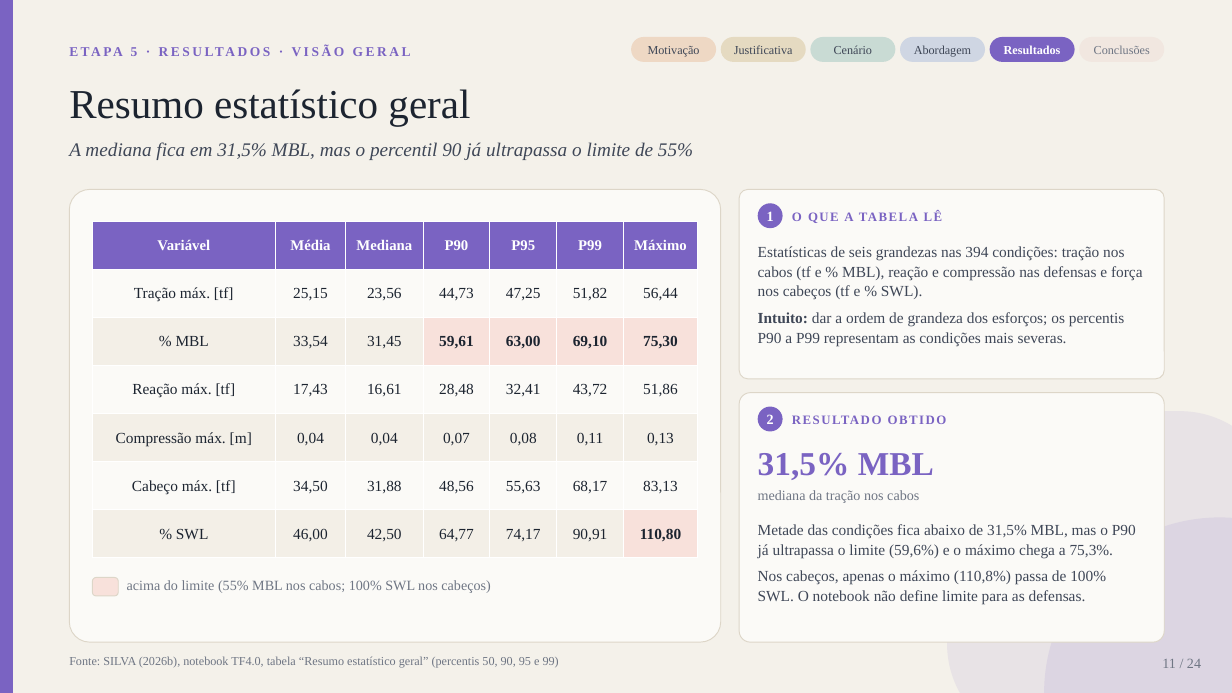
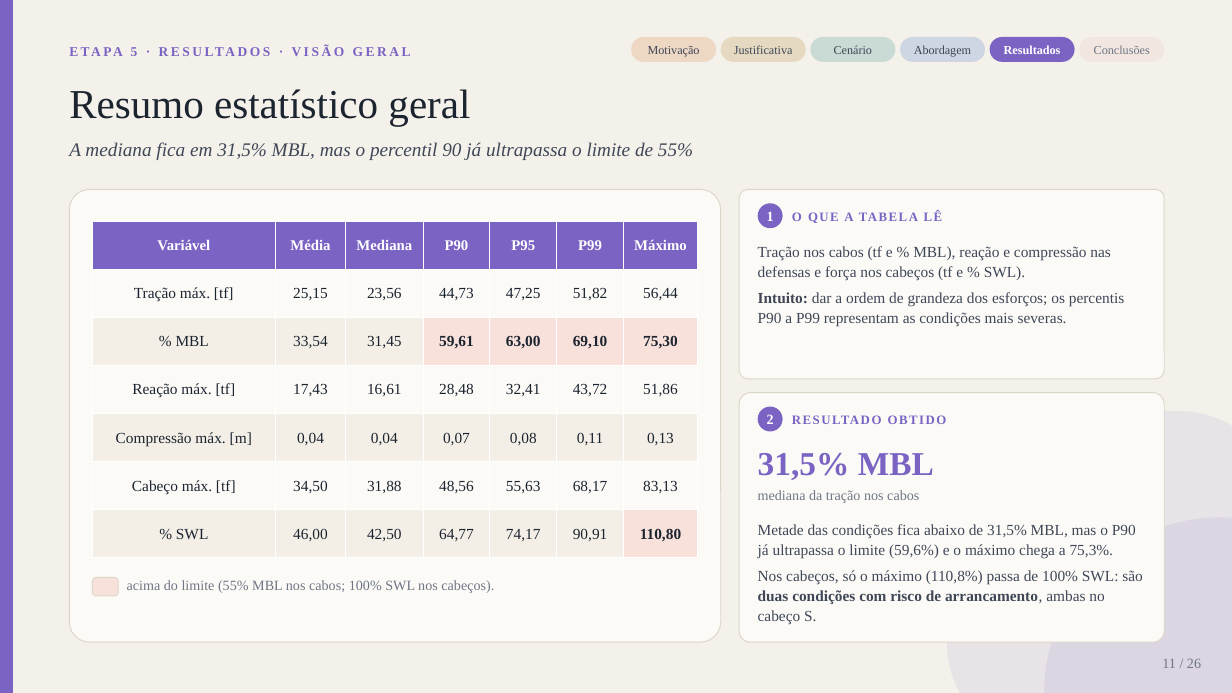
Before and after one commit to gustavogsilvaa/Apresentacao-Kiro, a slide deck: slide 11 of amarracao_v3/Apresentacao_TF_Amarracao_parcial.pptx. Drawn at 1232x693 pixels with LibreOffice and Linux fonts; fonts in the diff are those of the drawing. Boxes give left, top, right and bottom in pixels: in the first picture for what was removed or moved away, otherwise in the second. Text is boxed around its words. In the diff, an @@ line names an element or a change of style, - is before the commit and + after.

```diff
--- a/amarracao_v3/Apresentacao_TF_Amarracao_parcial.pptx
+++ b/amarracao_v3/Apresentacao_TF_Amarracao_parcial.pptx
@@ text at bbox=[758, 246, 1110, 280]: text changed @@
-Estatísticas de seis grandezas nas 394 condições: tração nos cabos (tf e % MBL), reação e compressão nas defensas e força nos cabeços (tf e % SWL).
+Tração nos cabos (tf e % MBL), reação e compressão nas defensas e força nos cabeços (tf e % SWL).
@@ text at bbox=[758, 570, 1142, 625]: text changed @@
-Nos cabeços, apenas o máximo (110,8%) passa de 100% SWL. O notebook não define limite para as defensas.
+Nos cabeços, só o máximo (110,8%) passa de 100% SWL: são duas condições com risco de arrancamento, ambas no cabeço S.
@@ text removed at bbox=[69, 656, 559, 668] @@
-Fonte: SILVA (2026b), notebook TF4.0, tabela “Resumo estatístico geral” (percentis 50, 90, 95 e 99)
@@ text at bbox=[1162, 659, 1201, 668]: text changed @@
-11 / 24
+11 / 26
```
Also in this commit, not shown: 23 other slides changed, 2 slides added, 10 other files.
